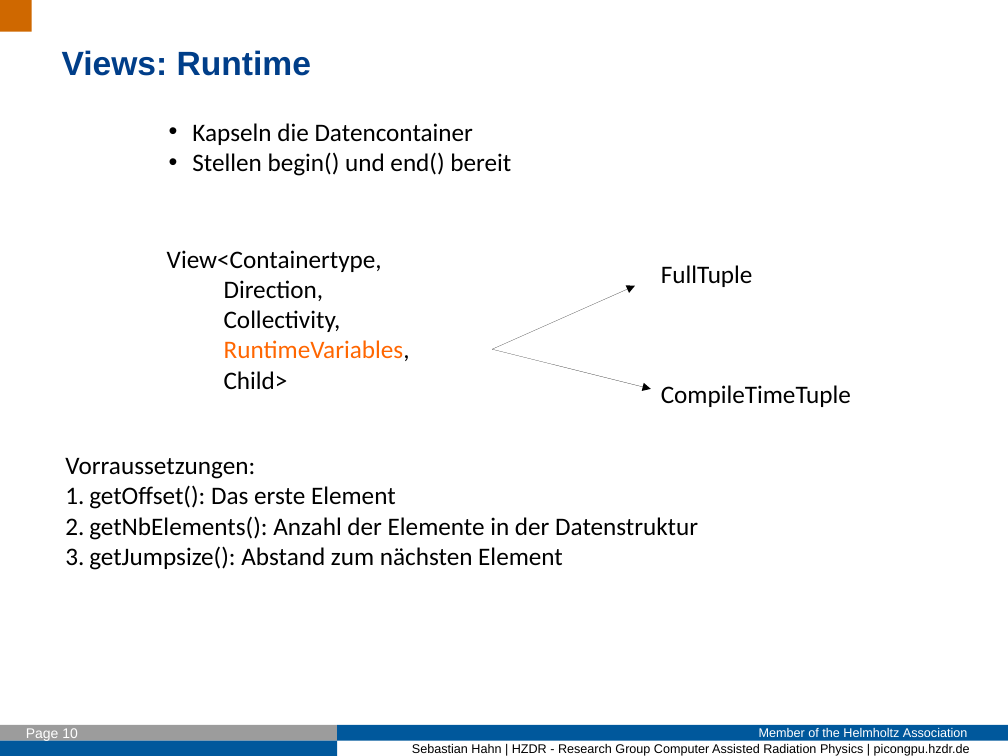
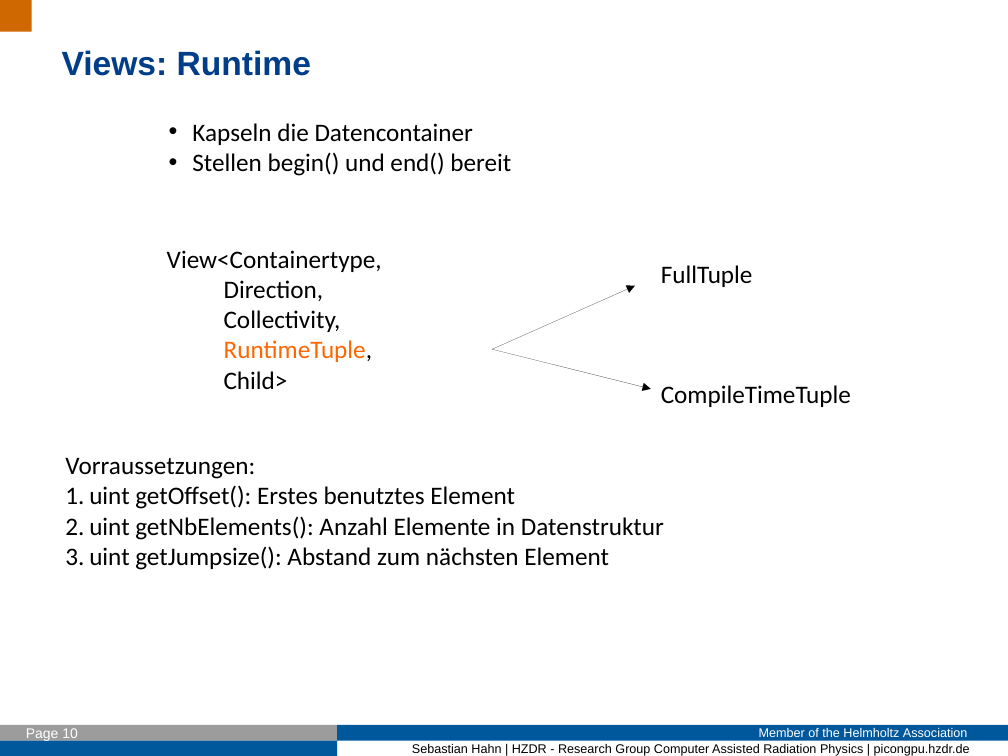
Before and after one commit to Fettpet/DeepIterator, a slide deck: slide 10 of Presi/2017_01_16_Intro.odp. Drawn at 1008x756 pixels with LibreOffice and Linux fonts; fonts in the diff are those of the drawing; background and template pictures are left out. Boxes give left, top, right and bottom in pixels: in the first picture for what was removed or moved away, otherwise in the second. Text is boxed around its words. In the diff, an @@ line names an element or a change of style, - is before the commit and + after.

```diff
--- a/Presi/2017_01_16_Intro.odp
+++ b/Presi/2017_01_16_Intro.odp
@@ text at box(224, 340, 372, 362): text changed @@
-RuntimeVariables,
+RuntimeTuple,
@@ text at box(89, 485, 664, 570): text changed @@
-1. getOffset(): Das erste Element
-2. getNbElements(): Anzahl der Elemente in der Datenstruktur
-3. getJumpsize(): Abstand zum nächsten Element
+1. uint getOffset(): Erstes benutztes Element
+2. uint getNbElements(): Anzahl Elemente in Datenstruktur
+3. uint getJumpsize(): Abstand zum nächsten Element
```
Also in this commit, not shown: 9 other slides changed, 6 slides added, 2 slides removed, 33 other files.
